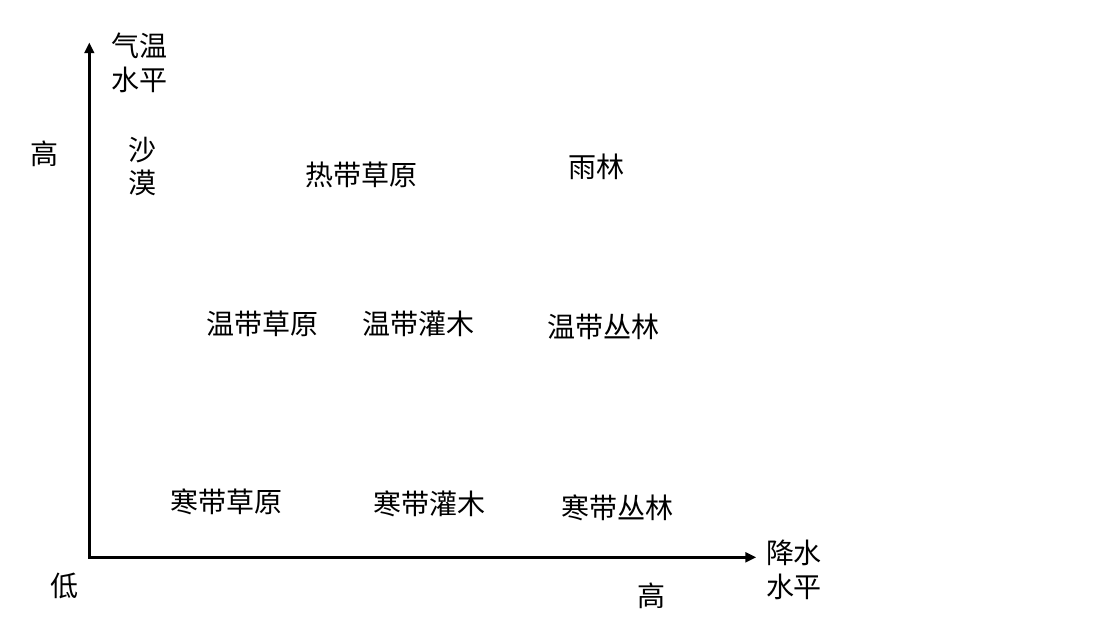
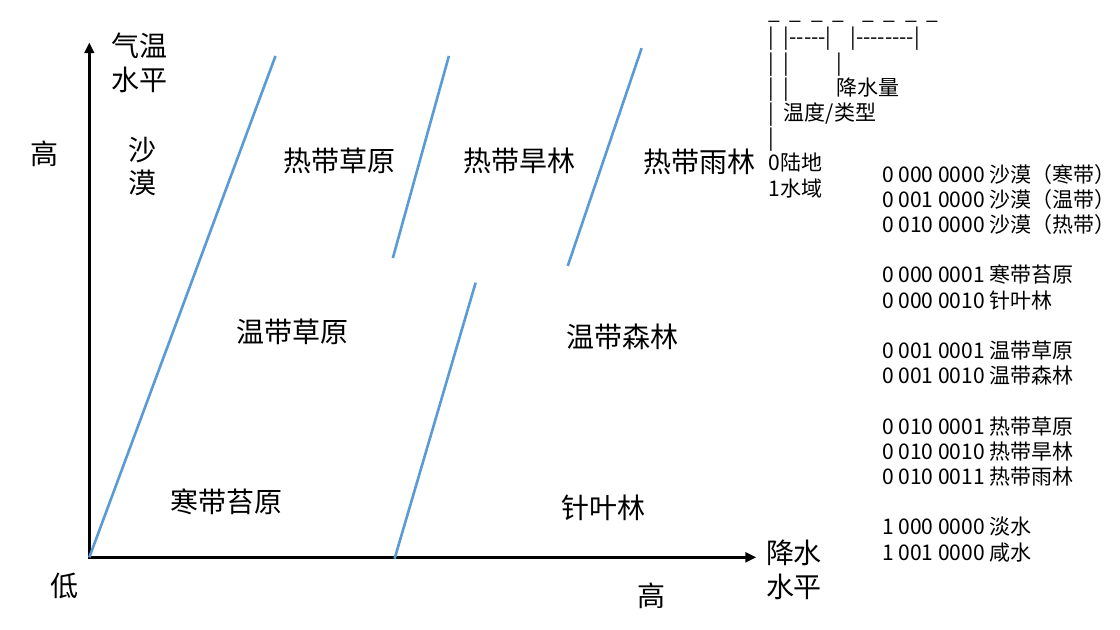
Before and after one commit to ijrys/WorldCreater, a slide deck: slide 4 of Docs/Technology.pptx. Drawn at 1120x630 pixels with LibreOffice and Linux fonts; fonts in the diff are those of the drawing. Boxes give left, top, right and bottom in pixels: in the first picture for what was removed or moved away, otherwise in the second. Text is boxed around its words. In the diff, an @@ line names an element or a change of style, - is before the commit and + after.

```diff
--- a/Docs/Technology.pptx
+++ b/Docs/Technology.pptx
@@ line added from (276, 56) to (89, 557), #5B9BD5 2.25 pt @@
@@ line added from (449, 56) to (393, 258), #5B9BD5 2.25 pt @@
@@ line added from (642, 48) to (568, 266), #5B9BD5 2.25 pt @@
@@ text added at [769, 74, 900, 198], 18 pt, text #000000 @@
+_ _ _ _ _ _ _ _
+| |-----| |--------|
+| | |
+| | 降水量
+| 温度/类型
+|
+0陆地
+1水域
@@ text "热带草原": place and size @@
-text "热带草原" at [306, 161, 418, 188]
+text "热带草原" at [284, 147, 396, 174]
@@ text added at [464, 147, 576, 174], 24 pt, text #000000 @@
+热带旱林
@@ text at [643, 148, 755, 175]: text changed @@
-雨林
+热带雨林
@@ text added at [882, 164, 1116, 562], 18 pt, text #000000 @@
+0 000 0000 沙漠（寒带）
+0 001 0000 沙漠（温带）
+0 010 0000 沙漠（热带）
+0 000 0001 寒带苔原
+0 000 0010 针叶林
+0 001 0001 温带草原
+0 001 0010 温带森林
+0 010 0001 热带草原
+0 010 0010 热带旱林
+0 010 0011 热带雨林
+1 000 0000 淡水
+1 001 0000 咸水
@@ line added from (476, 282) to (395, 559), #5B9BD5 2.25 pt @@
@@ text "温带草原": place and size @@
-text "温带草原" at [206, 310, 318, 337]
+text "温带草原" at [237, 318, 349, 345]
@@ text removed at [362, 310, 474, 337] @@
-温带灌木
@@ text at [567, 323, 679, 350]: text changed @@
-温带丛林
+温带森林
@@ text at [170, 488, 282, 515]: text changed @@
-寒带草原
+寒带苔原
@@ text removed at [373, 490, 485, 517] @@
-寒带灌木
@@ text at [562, 494, 646, 521]: text changed @@
-寒带丛林
+针叶林
```
Also in this commit, not shown: 20 other files.
